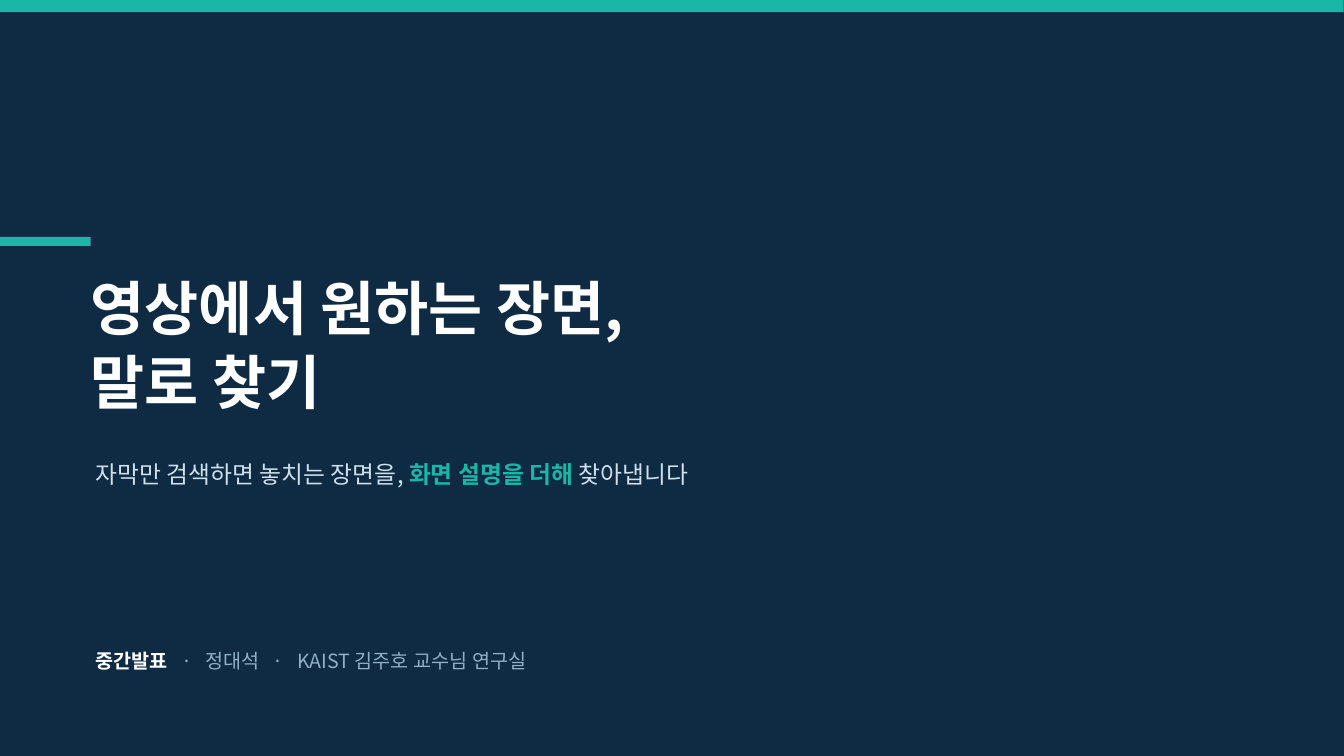
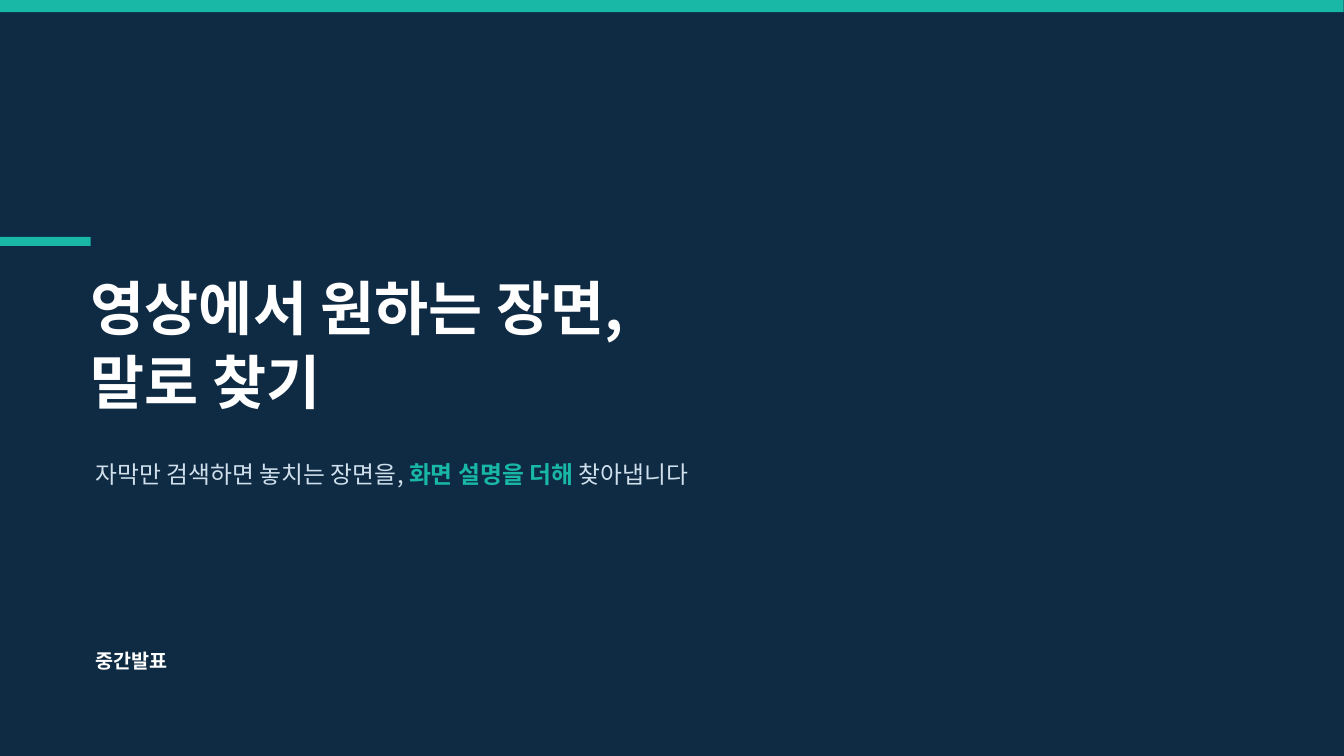
Before and after one commit to jds6511-hash/jds-prj, a slide deck: slide 1 of docs/presentation/중간발표_2026-07-13.pptx. Drawn at 1344x756 pixels with LibreOffice and Linux fonts; fonts in the diff are those of the drawing. Boxes give left, top, right and bottom in pixels: in the first picture for what was removed or moved away, otherwise in the second. Text is boxed around its words. In the diff, an @@ line names an element or a change of style, - is before the commit and + after.

```diff
--- a/docs/presentation/중간발표_2026-07-13.pptx
+++ b/docs/presentation/중간발표_2026-07-13.pptx
@@ text at <box>96,651,168,670</box>: text changed; text colour #8FB0C6 to #FFFFFF; bold on @@
-중간발표 · 정대석 · KAIST 김주호 교수님 연구실
+중간발표
```
Also in this commit, not shown: 4 other files.
